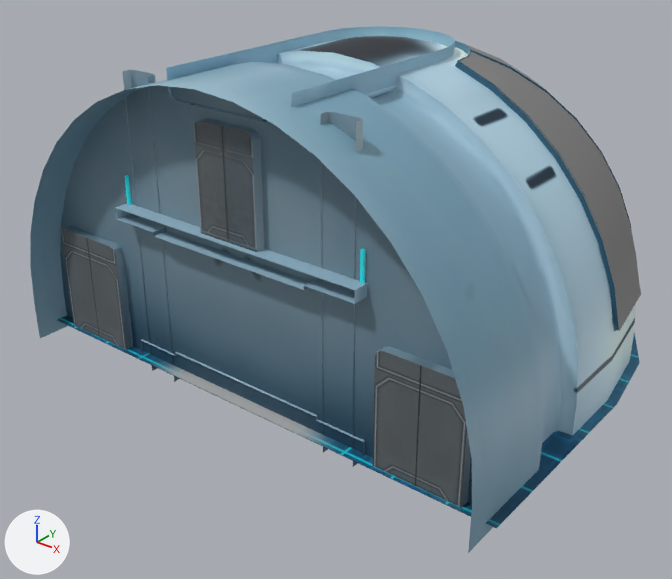
An edit to the FBX model UnityAR/Assets/CharacterCreate/Model/BackGround/room/room.fbx, drawn before and after from the same camera.
The view is the same before and after, from a 50 mm lens placed at (11.18, -15.45, 9.74), pointed at (-0.31, -1.09, 0.84). Every picture has the same lights, and +X, +Y and +Z are marked at lower left. Where no turn or scale is listed for an object, it has been applied to the vertices.

The first picture shows 'back_wall2', 'floor003', 'pillar001', 'pillar002', 'polySurface55', 'polySurface59', 'side_wall1'.
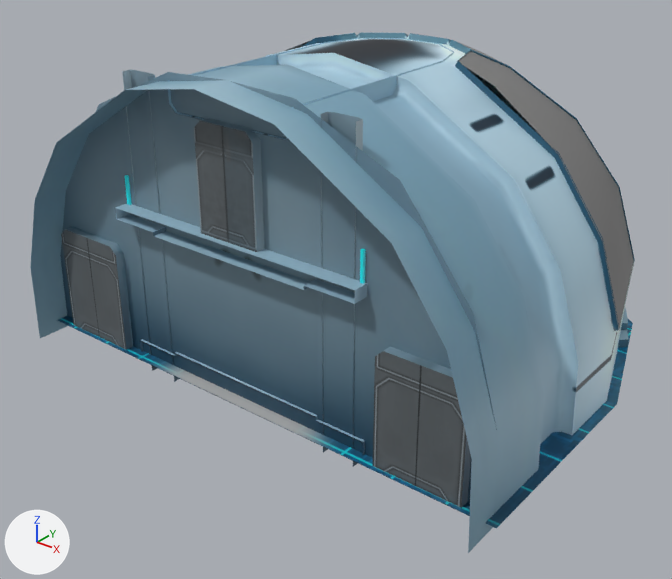
Location of each change, (x1, y1, x2, y2) in pixels of the pictures (672 x 579 px):
```json
{"object": "side_wall1", "change": "reshaped", "before": [30, 26, 641, 553], "after": [30, 33, 635, 553]}
{"object": "back_wall2", "change": "reshaped", "before": [60, 85, 472, 517], "after": [60, 72, 497, 516], "on screen": "6% wider"}
{"object": "polySurface59", "change": "reshaped", "before": [459, 51, 641, 331], "after": [459, 51, 634, 329]}
{"object": "floor003", "change": "reshaped", "before": [58, 316, 640, 529], "after": [58, 316, 633, 529]}
{"part": 1, "of": "me_mesh_012", "change": "cut back", "before": [607, 333, 640, 404], "after": [607, 319, 633, 404]}
{"part": 2, "of": "me_mesh_004", "change": "cut back", "before": [459, 51, 641, 331], "after": [459, 51, 634, 329]}
{"part": 5, "of": "me_mesh", "change": "rebuilt", "before": [166, 26, 455, 123], "after": [167, 38, 454, 140]}
{"part": 6, "of": "me_mesh", "change": "deleted", "before": [30, 36, 641, 553], "on screen": "blue"}
```

Edits to the scene script, one JSON object a line:
```json
{"block": "me_mesh_012", "where": "# used by ob_floor003; location = (0.0, 0.0, 0.0)"}
{"op": "remove", "block": "me_mesh_012", "code": "me_mesh_012.from_pydata(...)  # 67 vertices, 14 faces; spans x -5.84..5.84, y -4.66..5.84, z -0.2..5.37"}
{"op": "add", "block": "me_mesh_012", "code": "me_mesh_012.from_pydata(...)  # 10 vertices, 9 faces; spans x -5.84..5.84, y -4.66..5.55, z -0.2"}
{"block": "me_mesh_012", "change": "me_mesh_012 part 1"}
{"block": "me_mesh_012", "change": "57 vertices are removed from x -5.55..5.55, y -2.08..5.84, z -0.2..5.37"}
{"block": "me_mesh_012", "change": "10 faces are deleted"}
{"block": "me_mesh_012", "change": "5 new faces join them"}
{"block": "me_mesh", "where": "# used by ob_side_wall1; location = (0.0, 0.0, 0.0)"}
{"op": "remove", "block": "me_mesh", "code": "me_mesh.from_pydata(...)  # 483 vertices, 812 faces; spans x -5.65..5.65, y -5.16..5.68, z -0.47..6.09"}
{"op": "add", "block": "me_mesh", "code": "me_mesh.from_pydata(...)  # 198 vertices, 312 faces; spans x -5.65..5.65, y -5.16..5.41, z -0.47..6.07"}
{"block": "me_mesh", "change": "me_mesh part 5: the loose piece of 54 vertices spanning x -1.46..1.46, y -4.44..1.46, z 5.53..6.09 is rebuilt with 26 vertices and now spans x -1.46..1.46, y -4.44..1.39, z 5.31..5.86"}
{"block": "me_mesh", "change": "me_mesh part 6: 257 vertices removed from x -5.63..5.63, y -5.16..5.68, z -0.47..6.0"}
{"block": "me_mesh_028", "where": "# used by ob_back_wall2; location = (0.0, 0.0, 0.0)"}
{"op": "remove", "block": "me_mesh_028", "code": "me_mesh_028.from_pydata(...)  # 76 vertices, 118 faces; spans x -5.63..5.63, y -4.58..-4.38, z -0.47..6.07"}
{"op": "add", "block": "me_mesh_028", "code": "me_mesh_028.from_pydata(...)  # 58 vertices, 90 faces; spans x -5.63..5.63, y -4.58..-4.38, z -0.47..6.07"}
{"block": "me_mesh_028", "change": "me_mesh_028 part 4"}
{"block": "me_mesh_028", "change": "28 vertices are removed from x -5.63..5.63, y -4.58..-4.38, z 0.44..6.0"}
{"block": "me_mesh_028", "change": "84 faces are deleted"}
{"block": "me_mesh_028", "change": "2 vertices move from x -3.98..3.98, y -4.38, z 4.42 to x -3.56..3.56, y -4.38, z 5.08"}
{"block": "me_mesh_028", "change": "10 vertices are added at x -5.14..5.14, y -4.38, z -0.47..6.0"}
{"block": "me_mesh_028", "change": "56 new faces join them"}
{"block": "me_mesh_004", "where": "# used by ob_polysurface59; location = (-0.02, -0.04, -0.02)"}
{"op": "remove", "block": "me_mesh_004", "code": "me_mesh_004.from_pydata(...)  # 24 vertices, 28 faces; spans x 1.47..5.69, y 0.01..3.4, z 1.37..5.91"}
{"op": "add", "block": "me_mesh_004", "code": "me_mesh_004.from_pydata(...)  # 10 vertices, 8 faces; spans x 1.47..5.69, y 0.01..3.4, z 1.37..5.91"}
{"block": "me_mesh_004", "change": "me_mesh_004 part 2"}
{"block": "me_mesh_004", "change": "14 vertices are removed from x 1.7..5.48, y 0.01..3.27, z 1.37..5.91"}
{"block": "me_mesh_004", "change": "28 faces are deleted"}
{"block": "me_mesh_004", "change": "8 new faces join them"}
{"block": "me_mesh_004", "change": "me_mesh_004 part 3: the surface is now shaded smooth"}
```
